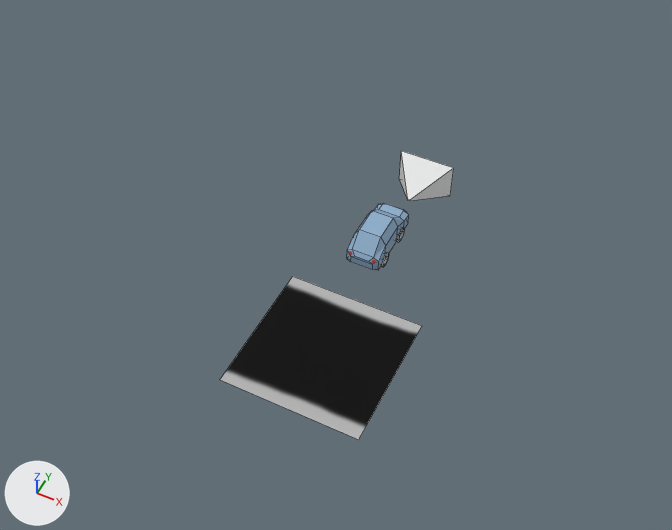
What one commit did to the Blender file blender/plugin.blend.
Camera for both pictures: a camera (50 mm lens) standing at (0.95, -2.27, 2.63) and looking at (-0.08, -0.23, 0.08). Arrows for +X, +Y and +Z are at lower left; the lights stay in place. Mesh edges are drawn as thin lines.

Before the edit, the objects in view are built like this:
```python
ob_blendercar_car = bpy.data.objects.new('blenderCar#car', me_cube_001)
ob_blendercar_car.location = (0.0, 0.0, 0.0)
ob_cam1_cam = bpy.data.objects.new('cam1#cam', me_cube_004)
ob_cam1_cam.parent = ob_blendercar_car
ob_cam1_cam.location = (0.0, 0.279, 0.0)
ob_plane = bpy.data.objects.new('Plane', me_plane)
ob_plane.location = (0.038, -0.552, 0.0)
ob_plane_001 = bpy.data.objects.new('Plane.001', me_plane_001)
ob_plane_001.location = (0.562, -0.552, 0.0)
ob_plane_002 = bpy.data.objects.new('Plane.002', me_plane_002)
ob_plane_002.location = (0.562, 0.497, 0.0)
ob_plane_002.rotation_euler = (0.0, 0.0, 1.571)  # degrees (0, 0, 90)
ob_plane_003 = bpy.data.objects.new('Plane.003', me_plane_003)
ob_plane_003.location = (0.562, -0.028, 0.0)
ob_plane_003.rotation_euler = (0.0, 0.0, 1.571)  # degrees (0, 0, 90)
ob_plane_004 = bpy.data.objects.new('Plane.004', me_plane_004)
ob_plane_004.location = (0.038, 0.497, 0.0)
ob_plane_005 = bpy.data.objects.new('Plane.005', me_plane_005)
ob_plane_005.location = (-0.487, 0.497, 0.0)
ob_plane_005.rotation_euler = (0.0, 0.0, 3.142)  # degrees (0, 0, 180)
ob_plane_007 = bpy.data.objects.new('Plane.007', me_plane_007)
ob_plane_007.location = (-0.487, -0.552, 0.0)
ob_plane_007.rotation_euler = (0.0, 0.0, 4.712)  # degrees (0, 0, 270)
```
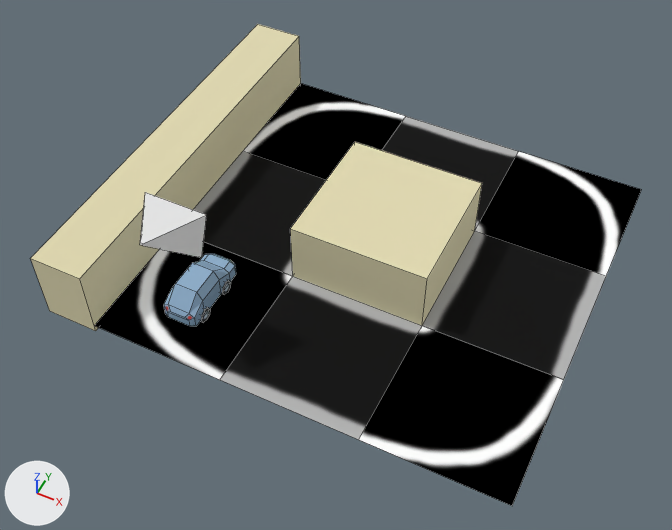
Edits to the bpy script that builds the scene:
```text
Change img_corner:
    img_corner: load_image('Corner', '../assets/images/blender_Corner.png', 256, 256, 'sRGB') -> load_image('Corner', '../assets/images/plugin_Corner.png', 256, 256, 'sRGB')
Add me_cube_004_1:
    me_cube_004_1.from_pydata([(-0.005, -0.004, -0.001), (-0.005, -0.005, 0.006), (-0.116, 0.174, -0.069), (-0.116, 0.169, 0.086), (0.005, -0.004, -0.001), (0.005, -0.005, 0.006), (0.116, 0.174, -0.069), (0.116, 0.169, 0.086)], [], [(0, 1, 3, 2), (2, 3, 7, 6), (6, 7, 5, 4), (4, 5, 1, 0), (2, 6, 4, 0), (7, 3, 1, 5)])
Change ob_blendercar_car:
    ob_blendercar_car.location: (0.0, 0.0, 0.0) -> (-0.465, -0.53, 0.0)
Change ob_plane_001:
    remove ob_plane_001.hide_set(True)
Change ob_plane_002:
    remove ob_plane_002.hide_set(True)
Change ob_plane_003:
    remove ob_plane_003.hide_set(True)
Change ob_plane_004:
    remove ob_plane_004.hide_set(True)
Change ob_plane_005:
    remove ob_plane_005.hide_set(True)
Change ob_plane_006:
    remove ob_plane_006.hide_set(True)
Change ob_plane_007:
    remove ob_plane_007.hide_set(True)
Change ob_cube_001:
    remove ob_cube_001.hide_set(True)
Change ob_cube_002:
    remove ob_cube_002.hide_set(True)
Remove ob_cam1_cam:
    ob_cam1_cam = bpy.data.objects.new('cam1#cam', me_cube_004)
    ob_cam1_cam.parent = ob_blendercar_car
    ob_cam1_cam.location = (0.0, 0.279, 0.0)
Add ob_cam1:
    ob_cam1 = bpy.data.objects.new('cam1', me_cube_004_1)
    ob_cam1.parent = ob_blendercar_car
    ob_cam1.location = (0.0, -0.252, 0.53)
    ob_cam1.rotation_euler = (-0.413, 0.0, 0.0)  # degrees (-24, 0, 0)
```

Changed parts and their boxes [x1, y1, x2, y2] in the pictures (672 x 530 px):
'Cube.002', shown (beige)
    after: [30, 24, 301, 331]
'Cube.001', shown (beige)
    after: [290, 142, 482, 325]
'Plane.001', shown (black)
    after: [359, 326, 564, 506]
'Plane.003', shown (black)
    after: [422, 231, 606, 380]
'Plane.002', shown (black)
    after: [475, 151, 641, 276]
'Plane.007', shown
    after: [94, 242, 293, 380]
'Plane.006', shown (black)
    after: [193, 152, 326, 276]
'Plane.005', shown (black)
    after: [243, 84, 405, 180]
'blenderCar#car', moved
    before: [347, 203, 409, 270]
    after: [164, 254, 236, 326]
'Plane.004', shown (black)
    after: [382, 116, 519, 230]
'cam1', added
    after: [140, 192, 206, 258]
'cam1#cam', deleted
    before: [399, 151, 454, 201]
